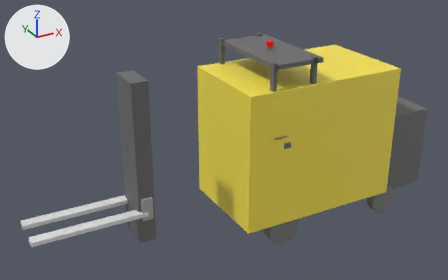
The glTF model frontend/public/assets/models/forklift-counterbalance-2.5t.glb as it was, and as the next commit left it.
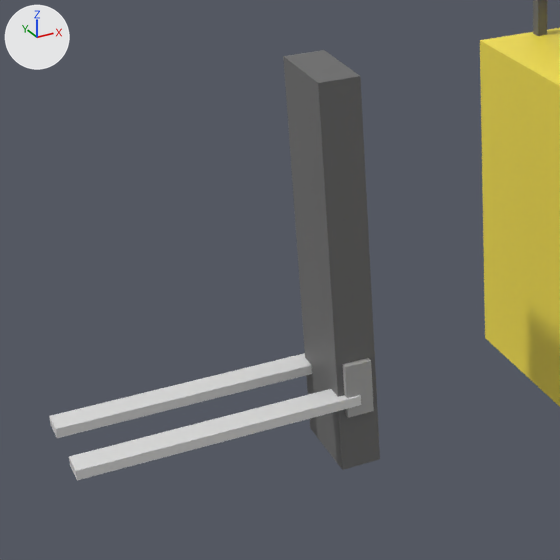
There are two pictures of each version: one whole from a 50 mm lens placed at (-2049.0, -5620.0, 4005.0), pointed at (1079.0, 68.0, 1161.0), one close up on the part from 0% to 51% of the width and 18% to 100% of the height. Every picture has the same lights, and +X, +Y and +Z are marked at upper left. The older version's two pictures come first. Where no turn or scale is listed for an object, it has been applied to the vertices.

Objects in the first close-up: 'body', 'carriage', 'fork_0', 'fork_1', 'mast_outer' and 1 more.
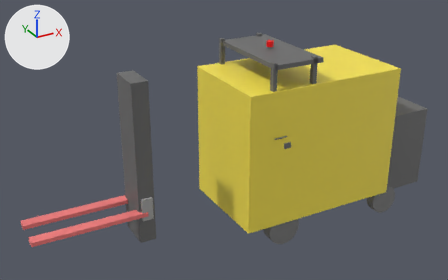
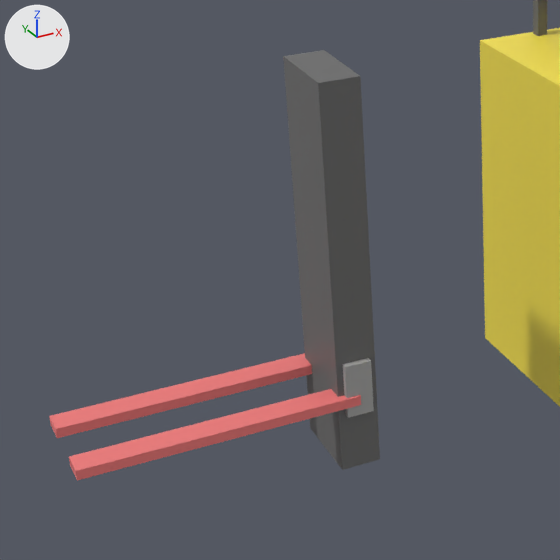
What differs and where, as boxes [x1, y1, x2, y2] in the close-ups (560 x 560 px):
part 1 of me_geometry_11, recoloured (light grey to pink)
    both: [69, 389, 361, 480]
part 2 of me_geometry_12, recoloured (light grey to pink)
    both: [49, 353, 312, 438]

What changed in the scene script:
```text
Change me_geometry_11:
    where me_geometry_11.from_pydata(...)  # 8 vertices, 12 faces; spans x -1220.0..0.0, y -240.0..-120.0, z 628.0..672.0
    used by ob_fork_0; location = (0.0, 0.0, 0.0)
    me_geometry_11 part 1: 12 faces centred in x -1220.0..0.0, y -240.0..-120.0, z 628.0..672.0 are repainted in the vertex colours; the middle colour goes from light grey #e0e0e0 to pink #f37c7c
Change me_geometry_12:
    where me_geometry_12.from_pydata(...)  # 8 vertices, 12 faces; spans x -1220.0..0.0, y 120.0..240.0, z 628.0..672.0
    used by ob_fork_1; location = (0.0, 0.0, 0.0)
    me_geometry_12 part 2: 12 faces centred in x -1220.0..0.0, y 120.0..240.0, z 628.0..672.0 are repainted in the vertex colours; the middle colour goes from light grey #e0e0e0 to pink #f37c7c
```
